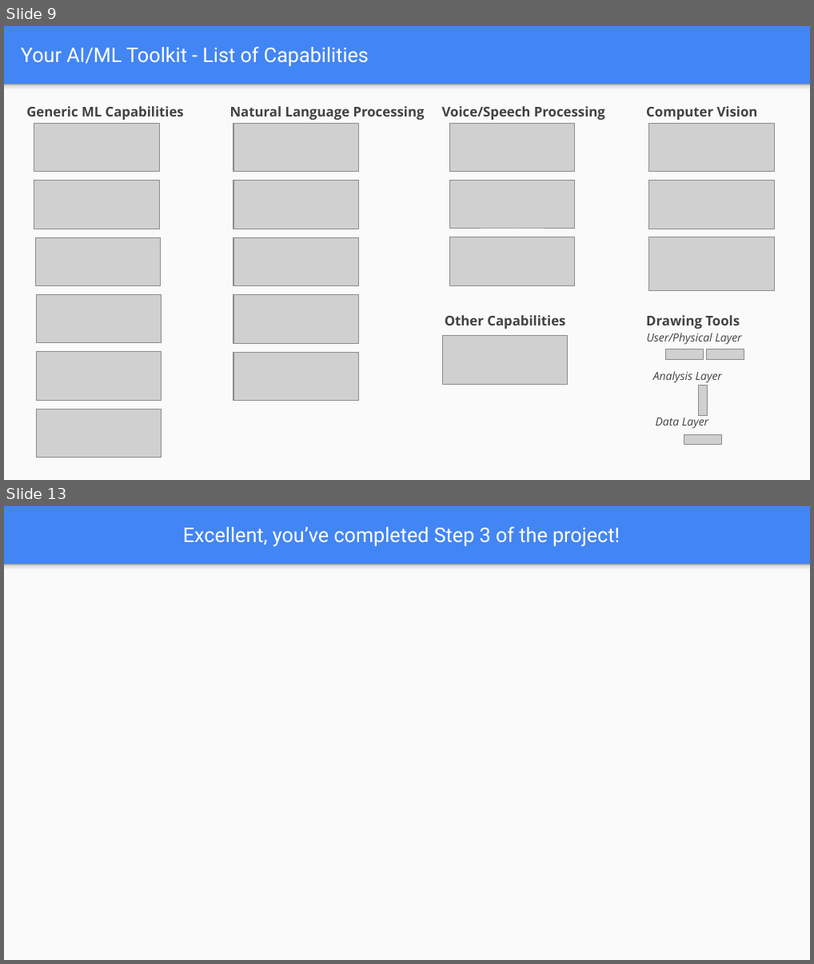
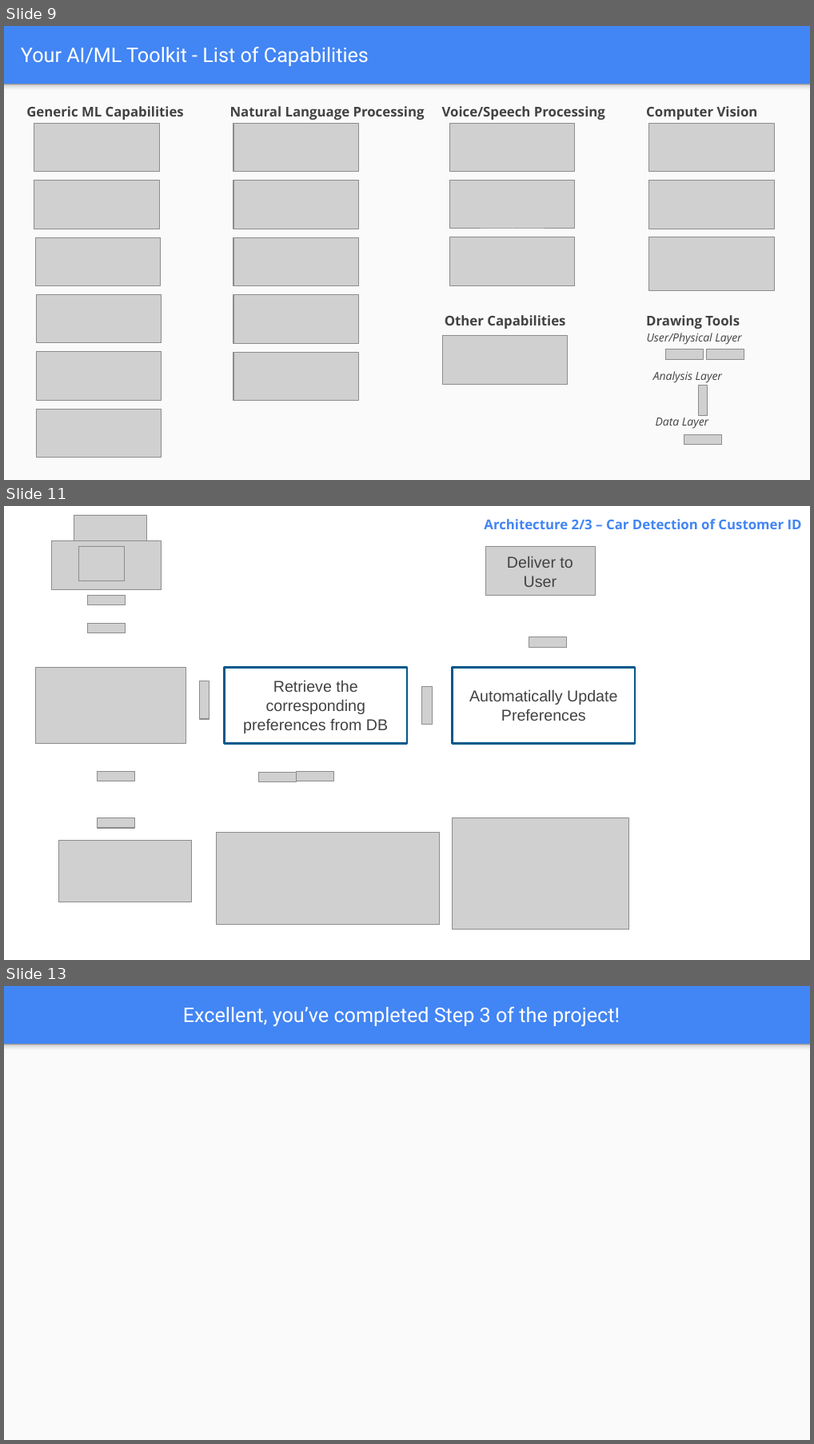
Before and after one commit to mohandesosama/Delivering-an-ML-AI-Strategy, a slide deck: 02_project-steps-aibl.pptx. Shown one above the other, each under a label of ours: slides 9 and 13 before the commit, slides 9, 11 and 13 after it; the slides between them are not shown. The pictures are 814x964 and 814x1444 pixels, drawn with LibreOffice and Linux fonts; fonts in the diff are those of the drawing; grey boxes stand for pictures; background and template pictures are left out. Boxes give left, top, right and bottom in pixels: in the first picture for what was removed or moved away, otherwise in the second. Text is boxed around its words. In the diff, an @@ line names an element or a change of style, - is before the commit and + after.

```diff
--- a/02_project-steps-aibl.pptx
+++ b/02_project-steps-aibl.pptx
@@ slide 11 added at [4,506,810,960], background picture (left out) @@
@@ picture added at [74,515,146,540] @@
@@ text added at [484,519,802,529], 12 pt, text #4285F4, bold @@
+Architecture 2/3 – Car Detection of Customer ID
@@ picture added at [51,540,162,590] @@
@@ picture added at [79,546,124,581] @@
@@ picture added at [486,546,596,596] @@
@@ text added at [507,556,573,587], 14 pt, text #424242 @@
+Deliver to User
@@ picture added at [87,595,125,604] @@
@@ picture added at [87,623,125,632] @@
@@ picture added at [529,636,567,646] @@
@@ picture added at [35,668,186,743] @@
@@ rectangle added at [224,668,407,743], outline #01588C 2 pt, 14 pt, text #424242 @@
+Retrieve the corresponding preferences from DB
@@ rectangle added at [452,668,635,743], outline #01588C 2 pt, 14 pt, text #424242 @@
+Automatically Update Preferences
@@ picture added at [199,680,210,719] @@
@@ picture added at [422,685,432,724] @@
@@ picture added at [98,772,135,781] @@
@@ picture added at [259,772,297,782] @@
@@ picture added at [297,772,334,781] @@
@@ picture added at [98,817,135,827] @@
@@ picture added at [452,817,629,928] @@
@@ picture added at [59,840,192,901] @@
@@ picture added at [216,832,439,924] @@
```
Also in this commit, not shown: 1 slide changed, 2 other slides added, 3 slides removed, 1 other file.
